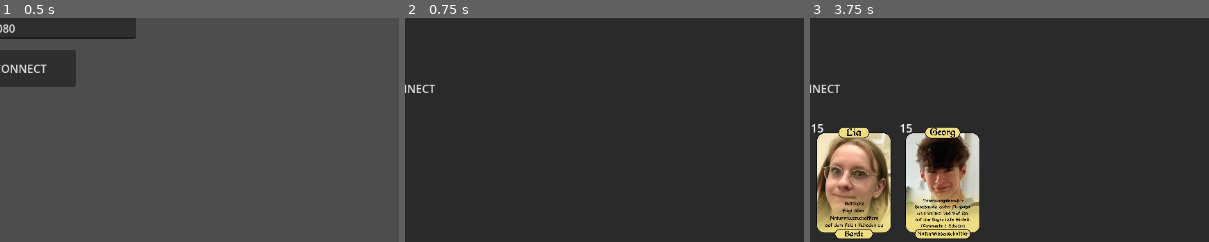
Above: before the commit, frames 1-3 (left to right).
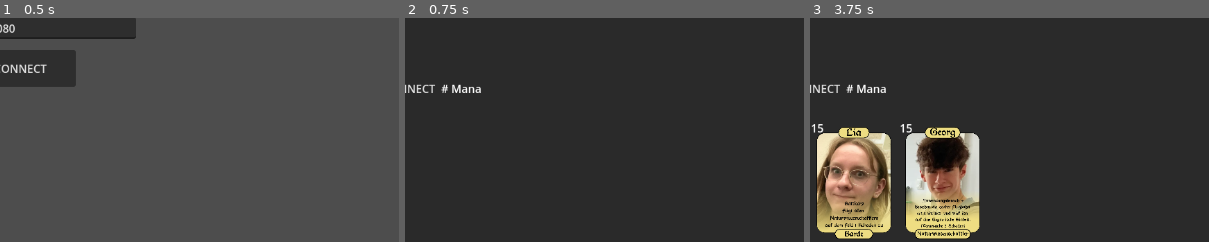
Above: after the commit, the same moments.

Repository: SpaceWAGdev/card-multiplayer
Game: Godot game, scene res://menu.tscn
The game is run twice, just before and just after one commit, with the same random seed, the same clock (stepped at 60 frames per second) and the same inputs.
Inputs:
- Up to frame 1 (0.5 s): no input
- Up to frame 2 (0.75 s): click "CONNECT" at 0.5 s
- Up to frame 3 (3.75 s): click "END TURN" at 1.25 s; click "BEGIN" at 2 s; click "BEGIN" at 2.75 s; click "SPAWN DECK" at 3.5 s
The pictures show only the part of the screen within x 50-100%, y 50-100%; the shares and areas given below are measured in that part.

Frame 1 is identical in both runs. In frame 2, 0.2% of the frame differs, in the area x 9-20%, y 29-34%; in frame 3, 0.2%.

Commit message:
sync() now syncs the remote player's hand. Add mana display
Mana check seems to be broken? No idea what caused it, might've been broken before.

Diff:
--- a/game.tscn
+++ b/game.tscn
@@ -86,6 +86,11 @@
 text = "DISCONNECT"
 flat = true
 
+[node name="ManaDisplay" type="Label" parent="VBoxContainer/DebugUI"]
+unique_name_in_owner = true
+layout_mode = 2
+text = "# Mana"
+
 [node name="LOCAL_HAND" type="HBoxContainer" parent="VBoxContainer"]
 unique_name_in_owner = true
 layout_mode = 2
--- a/main_game.gd
+++ b/main_game.gd
@@ -70,9 +70,10 @@
 				GameState.begin_turn()
 				ROUND += 1
 				MANA = ROUND
+				$VBoxContainer/DebugUI/ManaDisplay.text = str(MANA) + " MANA" # TODO: Add "update mana display" function
 				$VBoxContainer/DebugUI/RoundCounter.text = str(ROUND)
 			else:
-				deserialize_card(packet)
+				deserialize_cards(packet)
 			return packet
 	elif state == WebSocketPeer.STATE_CLOSING:
 		# Keep polling to achieve proper close.
@@ -111,7 +112,7 @@
 		"mid": mid
 	}
 
-func deserialize_card(bytes: PackedByteArray):
+func deserialize_cards(bytes: PackedByteArray):
 	var obj = bytes_to_var_with_objects(bytes)
 	if obj == null or len(obj) == 0:
 		printerr("Deserialization Error")
@@ -122,6 +123,8 @@
 		create_card_instance(card["data"], false, "REMOTE_PLAYAREA", card["mid"])
 	for card in obj["REMOTE_PLAYAREA"]:
 		create_card_instance(card["data"], false, "LOCAL_PLAYAREA", card["mid"])
+	for card in obj["REMOTE_HAND"]:
+		create_card_instance(card["data"], false, "LOCAL_HAND", card["mid"])
 
 func create_card_instance(data: Dictionary, check_for_duplicates = false, location = "LOCAL_DECK", mid : String = ""):
 	if MASTER_LOCATION_RECORD[location].get_child_count() > MAX_SIZES[location]:
@@ -225,12 +228,15 @@
 	print("Attempting to sync")
 	var to_sync = {
 		"LOCAL_PLAYAREA" : [],
-		"REMOTE_PLAYAREA" : []
+		"REMOTE_PLAYAREA" : [],
+		"REMOTE_HAND" : []
 	}
 	for card in MASTER_LOCATION_RECORD["LOCAL_PLAYAREA"].get_children():
 		to_sync["LOCAL_PLAYAREA"].append(serialize_card(card))
 	for card in MASTER_LOCATION_RECORD["REMOTE_PLAYAREA"].get_children():
 		to_sync["REMOTE_PLAYAREA"].append(serialize_card(card))
+	for card in MASTER_LOCATION_RECORD["REMOTE_HAND"].get_children():
+		to_sync["REMOTE_HAND"].append(serialize_card(card))
 	var bytes = var_to_bytes_with_objects(to_sync)
 	wait_for_open_connection_and_send_message(bytes)
 
